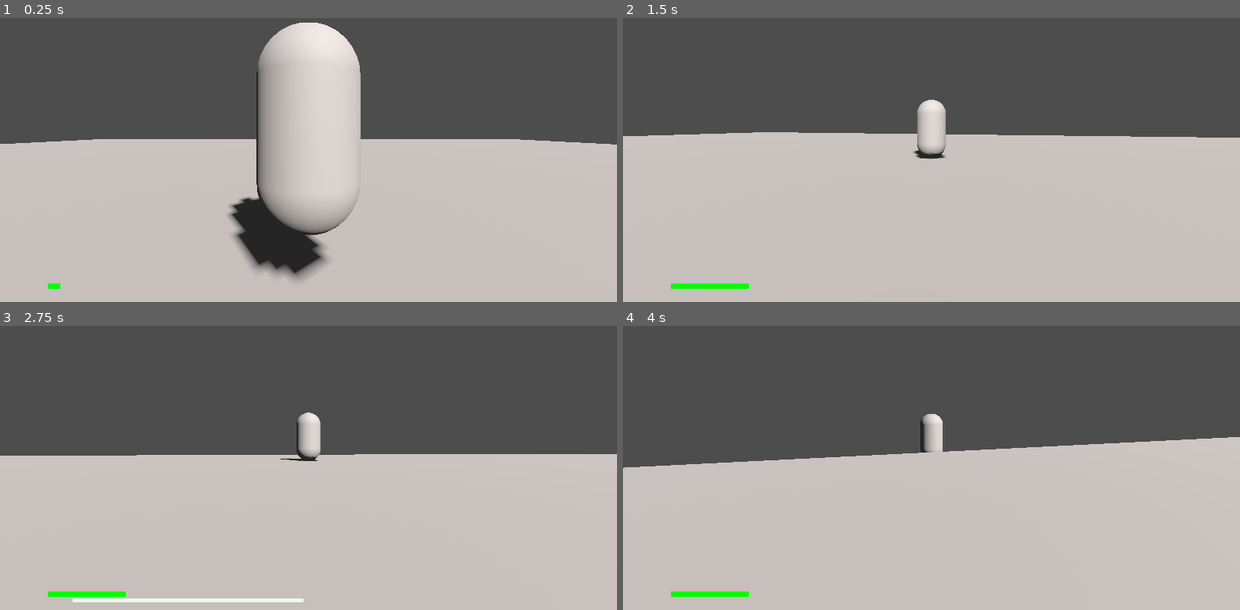
Above: before the commit, frames 1-4 (two rows, left to right).
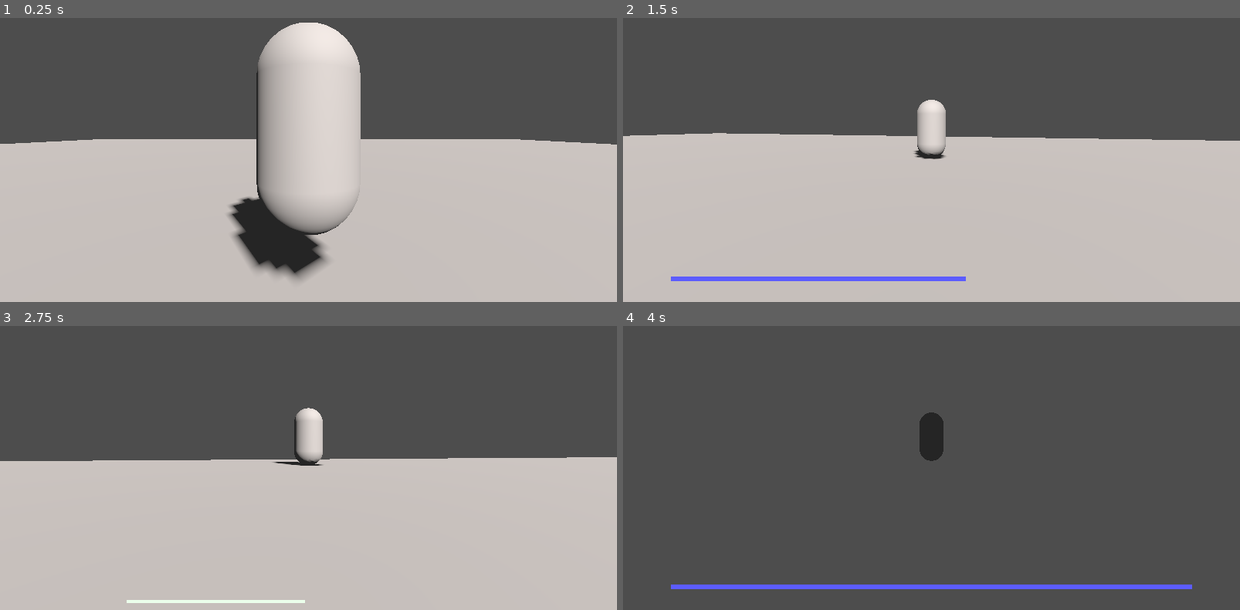
Above: after the commit, the same moments.

Repository: Into-The-Maze/arkanyx-nv
Game: Godot game, scene res://Scenes/world.tscn
The game is run twice, just before and just after one commit, with the same random seed, the same clock (stepped at 60 frames per second) and the same inputs.
Inputs (mouse positions are in pixels of both pictures, inside the frame that each line leads up to):
- Up to frame 1 (0.25 s): no input
- Up to frame 2 (1.5 s): move the mouse to (962, 128) at 0.52 s; hold Shift (sprint) 0.53-1.28 s; hold W (move_forward) from 0.53 s (still down); right-click (962, 128) at 0.6 s; tap Space (jump) at 0.77, 1.07 s; move the mouse to (900, 128) at 1.27 s; tap Shift (sprint) at 1.35 s
- Up to frame 3 (2.75 s): keep holding W (move_forward); tap Space (jump) at 1.52, 1.55, 1.82 s; move the mouse to (320, 431) at 2.02 s; hold Space (jump) from 2.03 s (still down); right-click (320, 431) at 2.3 s
- Up to frame 4 (4 s): keep holding W (move_forward); move the mouse to (925, 442) at 2.77 s; release Space (jump) at 2.78 s; right-click (925, 442) at 2.85 s; tap Space (jump) at 3.02, 3.32, 3.77, 3.8 s; tap Shift (sprint) at 3.05 s; move the mouse to (974, 439) at 3.52 s; hold Shift (sprint) from 3.53 s (still down)

The runs differ from the first frame. In frame 1, less than 0.1% of the frame differs, in the area x 7-10%, y 93-96%; in frame 2, 1.7%; in frame 3, 2.5%; in frame 4, 56%, in the area x 0-100%, y 30-100%.

Commit message:
forget stamina + visualise dash cooldown

Diff:
--- a/Scenes/character.tscn
+++ b/Scenes/character.tscn
@@ -11,15 +11,15 @@
 [sub_resource type="CapsuleMesh" id="CapsuleMesh_3wky1"]
 
 [sub_resource type="SphereShape3D" id="SphereShape3D_1n2n6"]
-radius = 0.2
+radius = 0.3
 
 [sub_resource type="StyleBoxEmpty" id="StyleBoxEmpty_o1qbe"]
 
 [sub_resource type="StyleBoxFlat" id="StyleBoxFlat_qu1h3"]
 bg_color = Color(0.92, 1, 0.92, 1)
 
-[sub_resource type="StyleBoxFlat" id="StyleBoxFlat_a1c1c"]
-bg_color = Color(0, 1, 0, 1)
+[sub_resource type="StyleBoxFlat" id="StyleBoxFlat_m25ah"]
+bg_color = Color(0.36, 0.36, 1, 1)
 
 [node name="Character" type="CharacterBody3D"]
 transform = Transform3D(1, -0.00013557, -0.000448593, 0.000135891, 1, 0.000673232, 0.000448496, -0.000673297, 1, 0.000416755, 1, 0.00564385)
@@ -59,10 +59,10 @@
 anchor_top = 1.0
 anchor_right = 0.5
 anchor_bottom = 1.0
-offset_left = -440.0
-offset_top = -21.0
-offset_right = 439.0
-offset_bottom = -15.0
+offset_left = -339.0
+offset_top = -19.0
+offset_right = 339.0
+offset_bottom = -13.0
 grow_horizontal = 2
 grow_vertical = 0
 theme_override_styles/background = SubResource("StyleBoxEmpty_o1qbe")
@@ -70,19 +70,19 @@
 value = 50.0
 show_percentage = false
 
-[node name="StaminaBar" type="ProgressBar" parent="CanvasLayer"]
+[node name="DodgeCooldownBar" type="ProgressBar" parent="CanvasLayer"]
 anchors_preset = 7
 anchor_left = 0.5
 anchor_top = 1.0
 anchor_right = 0.5
 anchor_bottom = 1.0
 offset_left = -487.0
-offset_top = -34.0
+offset_top = -48.0
 offset_right = 486.0
-offset_bottom = -25.0
+offset_bottom = -39.0
 grow_horizontal = 2
 grow_vertical = 0
 theme_override_styles/background = SubResource("StyleBoxEmpty_o1qbe")
-theme_override_styles/fill = SubResource("StyleBoxFlat_a1c1c")
+theme_override_styles/fill = SubResource("StyleBoxFlat_m25ah")
 value = 50.0
 show_percentage = false
--- a/Scripts/Player/movement.gd
+++ b/Scripts/Player/movement.gd
@@ -2,8 +2,6 @@
 
 # MOVEMENT PARAMTERS
 @export var max_speed: float = 4.0
-@export var max_stamina: float = 40.0
-@export var stamina_regen_speed: float = 4.0
 @export var sprint_speed_multiplier: float = 1.75
 @export var acceleration: float = 40.0
 
@@ -25,15 +23,15 @@
 # REFERENCES
 @onready var camera: Camera3D = $Pivot/Camera
 @onready var jump_charge_bar: ProgressBar = $CanvasLayer/JumpChargeBar
-@onready var stamina_bar: ProgressBar = $CanvasLayer/StaminaBar
+@onready var dodge_cooldown_bar: ProgressBar = $CanvasLayer/DodgeCooldownBar
 
-var stamina: float = 0.0
 var jump_charge_timer: float = 0.0
 var dodge_cooldown_timer: float = 0.0
 var dodge_penalty_timer: float = 0.0
 var is_jumping: bool = false
 var is_sprinting: bool = false
 var is_dodging: bool = false
+var is_wall_jumping: bool = false
 
 func _ready() -> void:
 	pass
@@ -41,8 +39,8 @@
 func _process(delta: float) -> void:
 	if jump_charge_bar:
 		jump_charge_bar.value = max(0, ((jump_charge_timer - jump_deadzone) / (jump_charge_max_time - jump_deadzone) * jump_charge_bar.max_value))
-	if stamina_bar:
-		stamina_bar.value = max(0, (stamina / max_stamina) * stamina_bar.max_value)
+	if dodge_cooldown_bar:
+		dodge_cooldown_bar.value = max(0, (dodge_cooldown_timer / dodge_cooldown) * dodge_cooldown_bar.max_value)
 
 func _physics_process(delta: float) -> void:
 
@@ -52,7 +50,6 @@
 	if not is_dodging:
 		dodge_cooldown_timer = max(dodge_cooldown_timer - delta, 0)
 		dodge_penalty_timer = max(dodge_penalty_timer - delta, 0)
-	stamina = min(max_stamina, stamina + (stamina_regen_speed * delta))
 
 	# MOVING
 	var adjusted_max_speed = max_speed
@@ -98,7 +95,7 @@
 		is_jumping = false
 		if Input.is_action_pressed("jump"):
 			jump_charge_timer = min(jump_charge_timer + delta, jump_charge_max_time + jump_deadzone)
-		elif Input.is_action_just_released("jump") && stamina >= 5:
+		elif Input.is_action_just_released("jump"):
 			var multiplier = 0.25
 			var adjusted_jump_charge_timer: float = jump_charge_timer - jump_deadzone
 			if adjusted_jump_charge_timer > 0:
@@ -109,16 +106,13 @@
 			jump_charge_timer = 0.0
 
 			# LONG JUMP
-			if is_sprinting && abs(adjusted_jump_charge_timer - jump_charge_max_time) < 0.0001 && stamina >= 25:
+			if is_sprinting && abs(adjusted_jump_charge_timer - jump_charge_max_time) < 0.0001:
 				var long_jump_direction: Vector3 = direction
 				if long_jump_direction == Vector3.ZERO:
 					long_jump_direction = (-camera.global_transform.basis.z).normalized()
 				var long_jump_impulse = long_jump_direction * max_speed * dodge_speed_multiplier
 				current_velocity.x = long_jump_impulse.x
 				current_velocity.z = long_jump_impulse.z
-				stamina = max(0, stamina - 25)
-			else:
-				stamina = max(0, stamina - 5)
 			# HIGH JUMP
 			if not is_sprinting:
 				current_velocity.y *= high_jump_multiplier
@@ -126,7 +120,7 @@
 			jump_charge_timer = 0.0
 
 	# DODGING
-	if Input.is_action_just_pressed("dodge") && dodge_cooldown_timer <= 0 && stamina >= 15:
+	if Input.is_action_just_pressed("dodge") && dodge_cooldown_timer <= 0:
 		if direction == Vector3.ZERO:
 			var current_horizontal = Vector3(current_velocity.x, 0, current_velocity.z)
 			if current_horizontal.length() > 0:
@@ -134,7 +128,6 @@
 			else:
 				direction = (-camera.global_transform.basis.z).normalized()
 		horizontal_velocity = direction * max_speed * dodge_speed_multiplier
-		stamina = max(0, stamina - 15)
 		# AIR DODGING
 		if not is_on_floor():
 			horizontal_velocity *= air_dodge_reduction_multiplier
